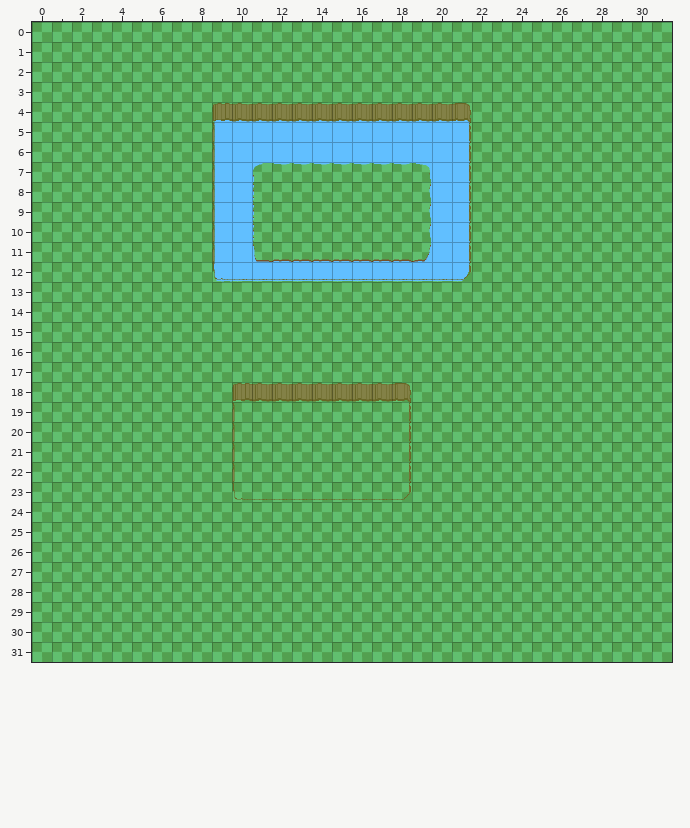
Tiled map, stored at res/maps/spritetest.tmx. The picture above is the old version.
Cells are 32x32 px. Shown: x 0..31, y 0..31.
After the commit:
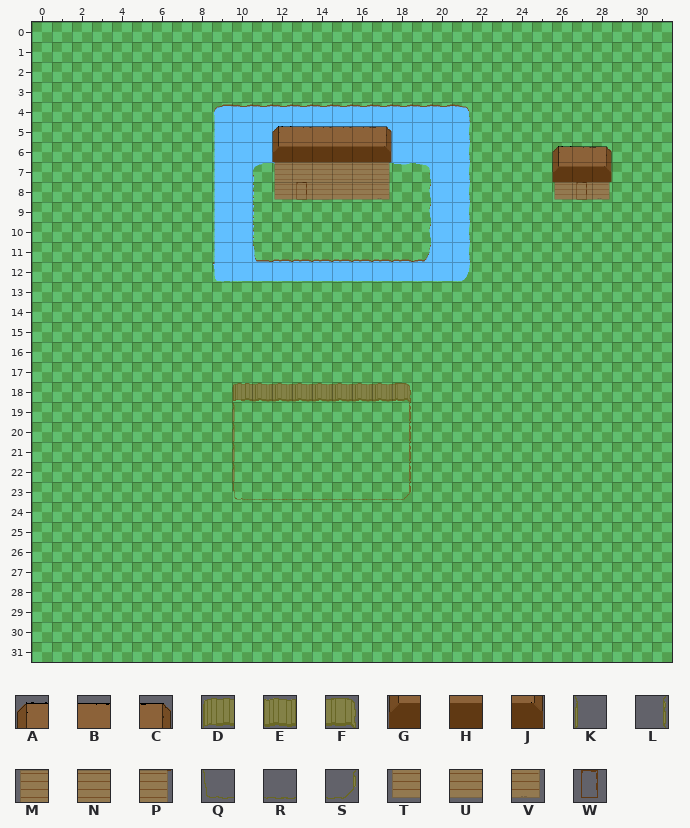
Key: from "TestSpriteSheet": A 22, B 23, C 24, D 51, E 52, F 53, G 54, H 55, J 56, K 67, L 69, M 70, N 71, P 72, Q 83, R 84, S 85, T 86, U 87, V 88, W 89.
_ is an empty cell.
Tiles of an added or newly shown layer are drawn over the layers below it.
From old to new:
Layer "Tile Layer 2":
Tile D is removed in row 4 at x 9.
Tile E is removed in row 4 at x 10 to 20.
Tile F is removed in row 4 at x 21.
Tile K is removed in rows 5 to 11 at x 9.
Tile L is removed in rows 5 to 11 at x 21.
Tile Q is removed in row 12 at x 9.
Tile R is removed in row 12 at x 10 to 20.
Tile S is removed in row 12 at x 21.
Layer "Tile Layer 3" (added):
Tile G now appears in row 6 at x 12.
Tile H now appears in row 6 at x 13.
Tile M now appears in row 7 at x 12.
Tile N now appears in row 7 at x 13.
Tile T now appears in row 8 at x 12.
Tile U now appears in row 8 at x 13.
Tile V now appears in row 8 at x 14.
Layer "Tile Layer 4" (added):
Tile A now appears in row 5 at x 12; in row 6 at x 26.
Tile B now appears in row 5 at x 13 to 16; in row 6 at x 27.
Tile C now appears in row 5 at x 17; in row 6 at x 28.
Tile G now appears in row 7 at x 26.
Tile H now appears in row 6 at x 14 to 16; in row 7 at x 27.
Tile J now appears in row 6 at x 17; in row 7 at x 28.
Tile N now appears in row 7 at x 14 to 16.
Tile P now appears in row 7 at x 17.
Tile T now appears in row 8 at x 26.
Tile U now appears in row 8 at x 14 to 16 and 27.
Tile V now appears in row 8 at x 17 and 28.
Tile W now appears in row 8 at x 13.
Layer "Tile Layer 5" (added):
Tile W now appears in row 8 at x 27.
